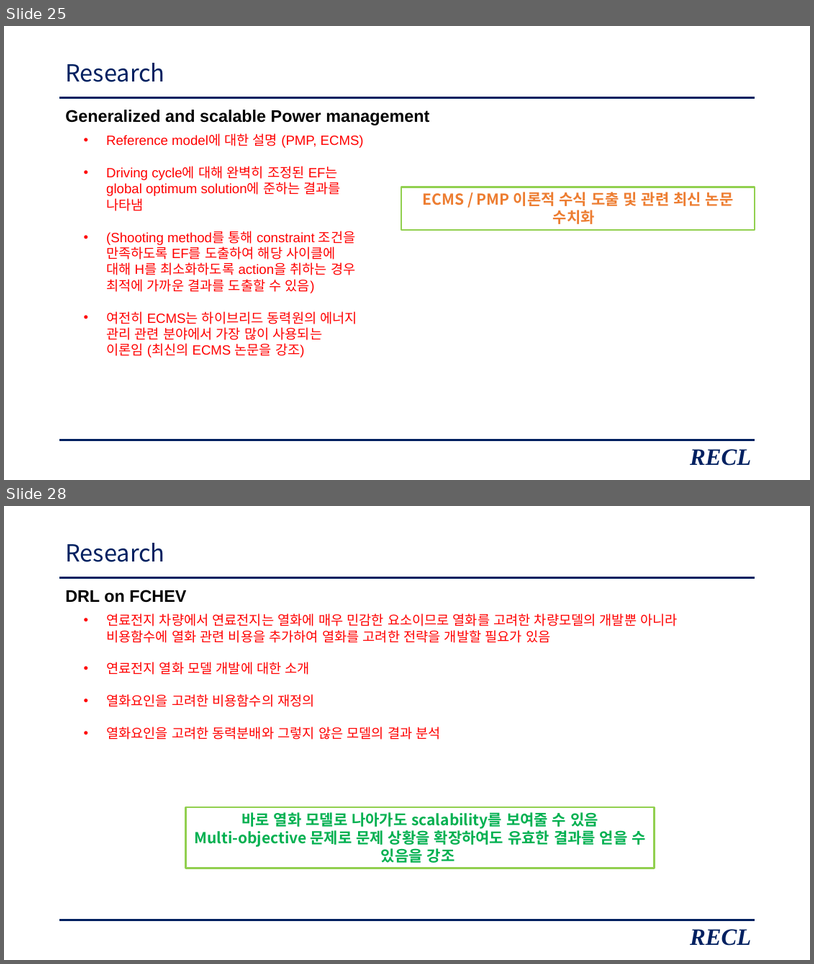
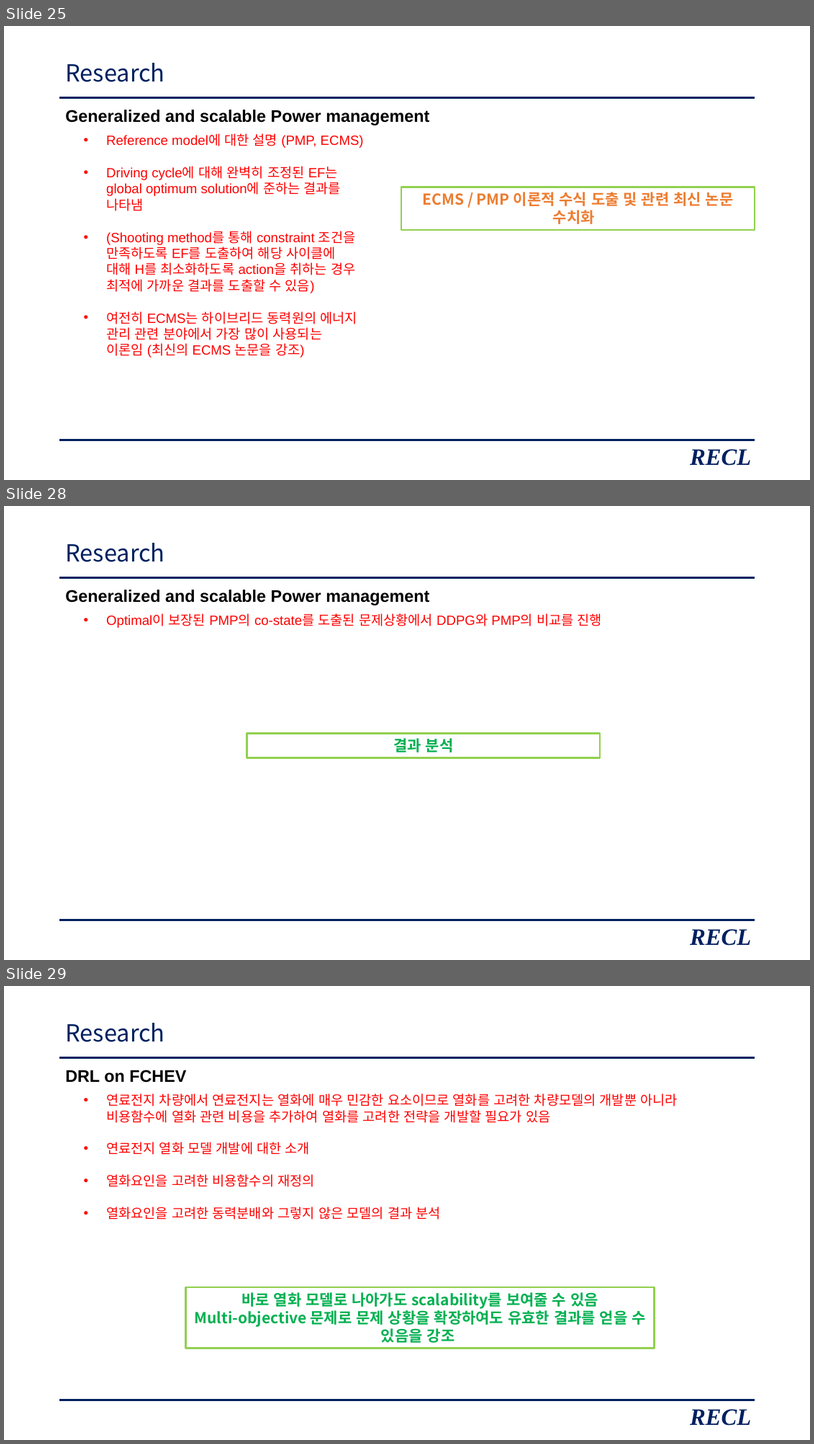
Before and after one commit to zidane89/experiment_essential_degradation, a slide deck: 발표자료_중안3.pptx. Shown one above the other, each under a label of ours: slides 25 and 28 before the commit, slides 25, 28 and 29 after it; the slides between them are not shown. The pictures are 814x964 and 814x1444 pixels, drawn with LibreOffice and Linux fonts; fonts in the diff are those of the drawing. Boxes give left, top, right and bottom in pixels: in the first picture for what was removed or moved away, otherwise in the second. Text is boxed around its words. In the diff, an @@ line names an element or a change of style, - is before the commit and + after.

```diff
--- a/발표자료_중안3.pptx
+++ b/발표자료_중안3.pptx
@@ slide 28 added at (4,506,810,960), background #FFFFFF; not listed: 2 template elements that a slide beside it also shows @@
@@ title added at (65,543,165,562), 28 pt, text #002060 @@
+Research
@@ text added at (65,590,430,605), 20 pt, text #000000, bold @@
+Generalized and scalable Power management
@@ text added at (106,613,602,628), 16 pt, text #FF0000 @@
+• Optimal이 보장된 PMP의 co-state를 도출된 문제상황에서 DDPG와 PMP의 비교를 진행
@@ rectangle added at (247,734,600,758), outline #92D050 2.25 pt, 18 pt, text #00B050, bold @@
+결과 분석
@@ text added at (690,929,751,945), 28 pt, text #002060, bold, italic @@
+RECL
@@ what was slide 28 is now slide 29 @@
```
Also in this commit, not shown: 9 slides changed, 1 other slide added, 1 slide removed.
